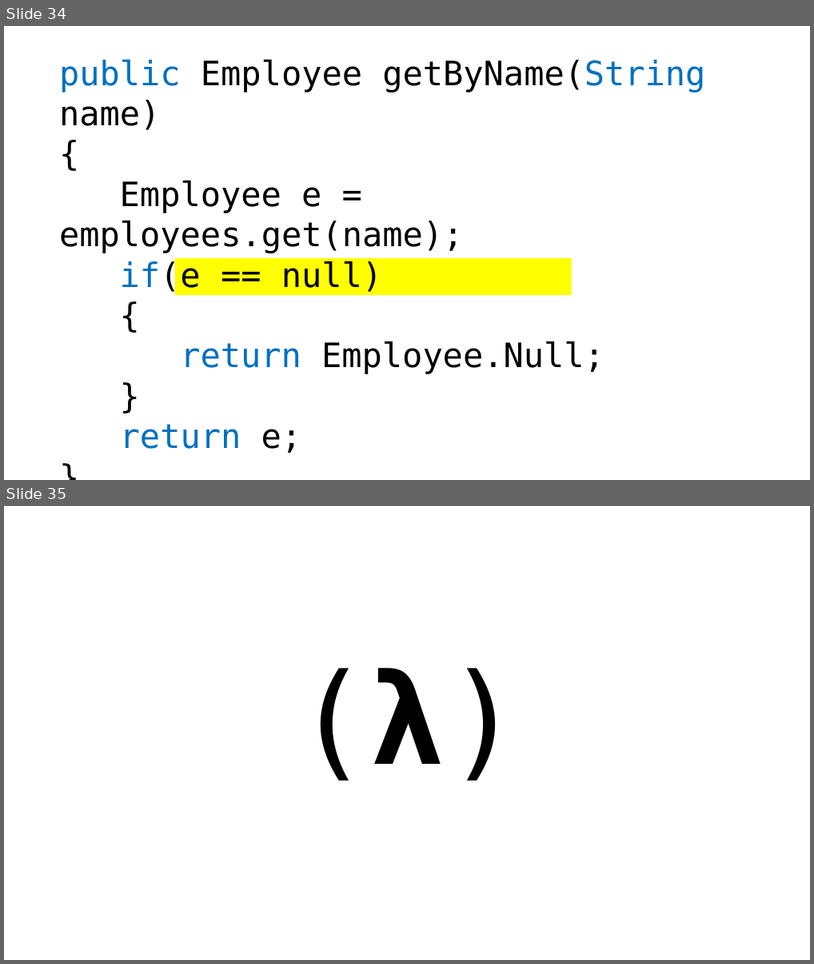
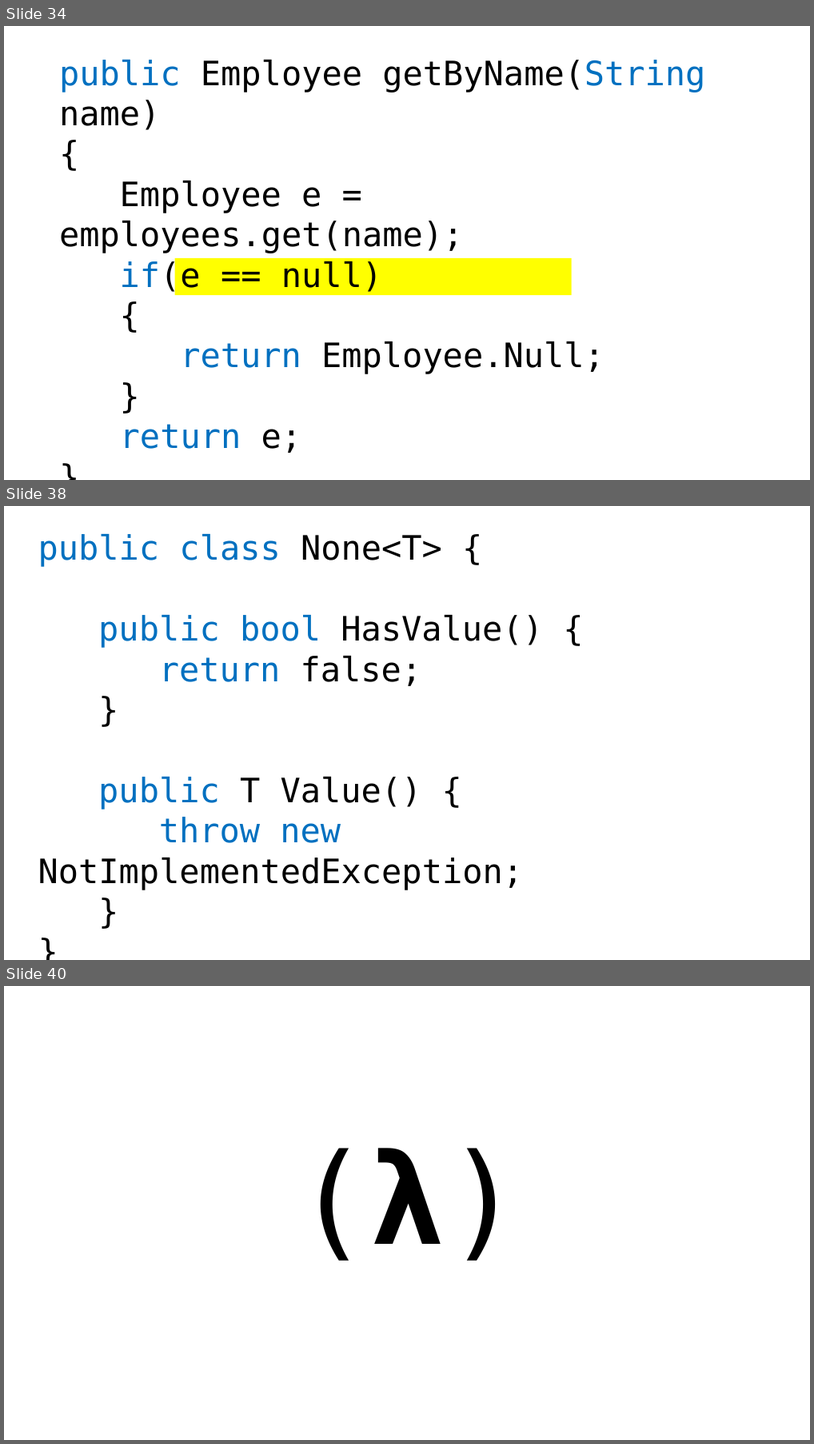
Before and after one commit to bytebarian/NullDereference, a slide deck: Prez/NULL/Nothing.pptx. Shown one above the other, each under a label of ours: slides 34 and 35 before the commit, slides 34, 38 and 40 after it; the slides between them are not shown. The pictures are 814x964 and 814x1444 pixels, drawn with LibreOffice and Linux fonts; fonts in the diff are those of the drawing. Boxes give left, top, right and bottom in pixels: in the first picture for what was removed or moved away, otherwise in the second. Text is boxed around its words. In the diff, an @@ line names an element or a change of style, - is before the commit and + after.

```diff
--- a/Prez/NULL/Nothing.pptx
+++ b/Prez/NULL/Nothing.pptx
@@ slide 38 added at (4, 506, 810, 960), background #FFFFFF @@
@@ text added at (38, 534, 543, 890), 40 pt, text #000000 @@
+public class None<T> {
+public bool HasValue() {
+return false;
+}
+public T Value() {
+throw new NotImplementedException;
+}
+}
@@ what was slide 35 is now slide 40 @@
```
Also in this commit, not shown: 4 other slides added.
